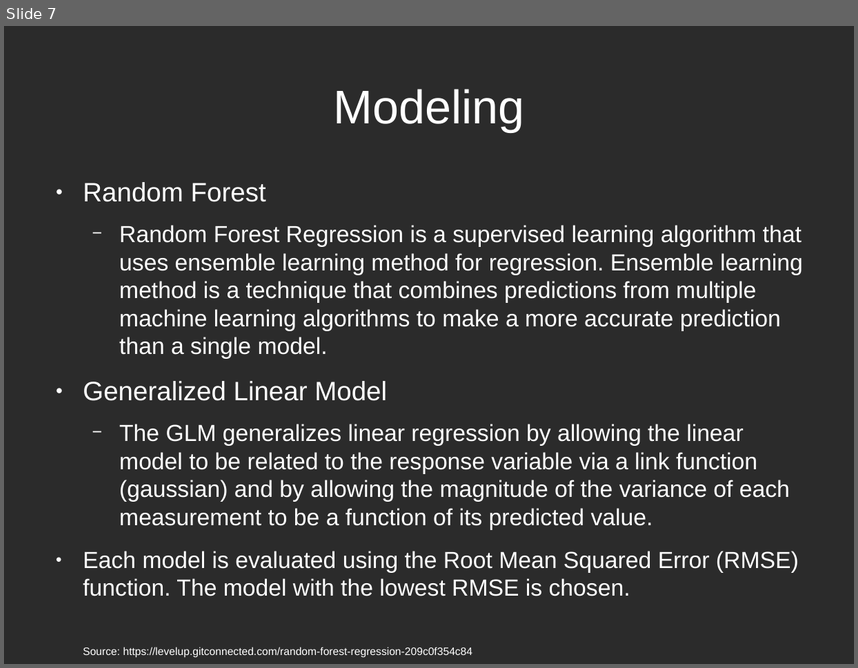
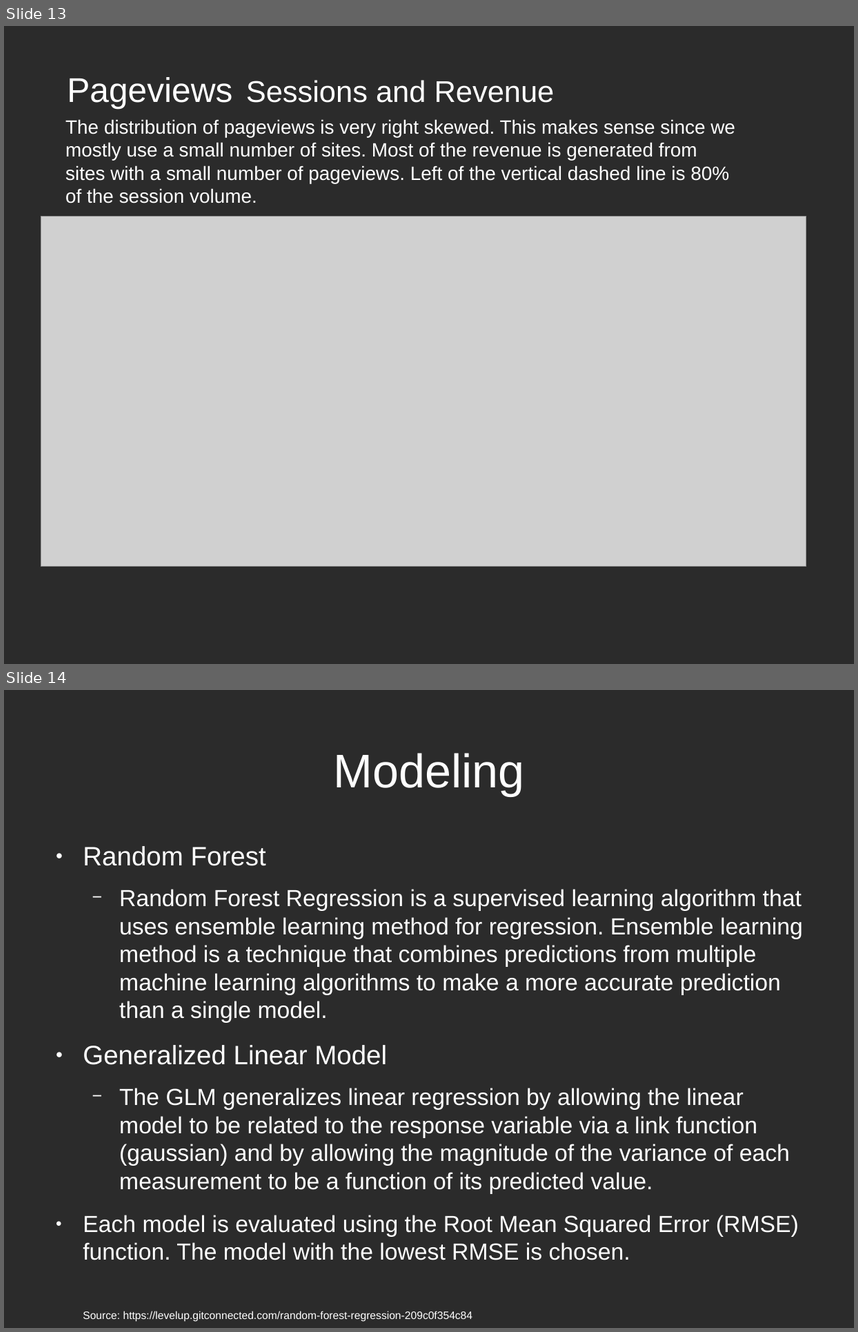
Before and after one commit to ksooklall/CUNY-SPS-Masters-DS, a slide deck: DATA_621/final/gstore_presentation.odp. Shown one above the other, each under a label of ours: slide 7 before the commit, slides 13 and 14 after it. The pictures are 858x668 and 858x1332 pixels, drawn with LibreOffice and Linux fonts; fonts in the diff are those of the drawing; grey boxes stand for pictures; background and template pictures are left out; a plain dark background stands for a picture behind light text. Boxes give left, top, right and bottom in pixels: in the first picture for what was removed or moved away, otherwise in the second. Text is boxed around its words. In the diff, an @@ line names an element or a change of style, - is before the commit and + after.

```diff
--- a/DATA_621/final/gstore_presentation.odp
+++ b/DATA_621/final/gstore_presentation.odp
@@ slide 13 added at bbox=[4, 26, 854, 664], background picture (left out) @@
@@ title added at bbox=[67, 77, 555, 108], 28 pt, text #FFFFFF @@
+Pageviews Sessions and Revenue
@@ text added at bbox=[65, 119, 735, 203], 18 pt, text #FFFFFF @@
+The distribution of pageviews is very right skewed. This makes sense since we mostly use a small number of sites. Most of the revenue is generated from sites with a small number of pageviews. Left of the vertical dashed line is 80% of the session volume.
@@ picture added at bbox=[41, 216, 806, 566] @@
@@ what was slide 7 is now slide 14 @@
```
Also in this commit, not shown: 1 slide changed, 7 other slides added, 2 other files.
